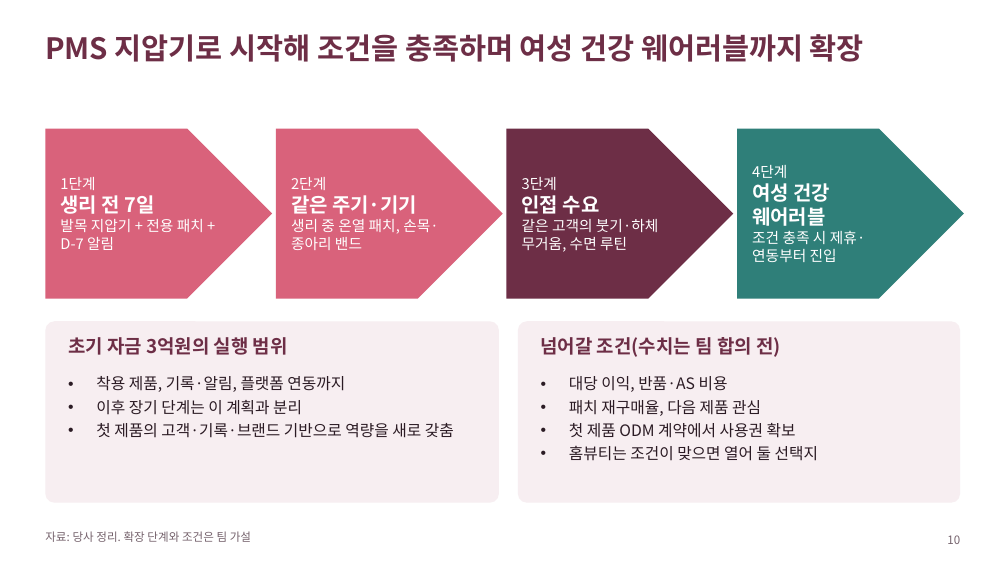
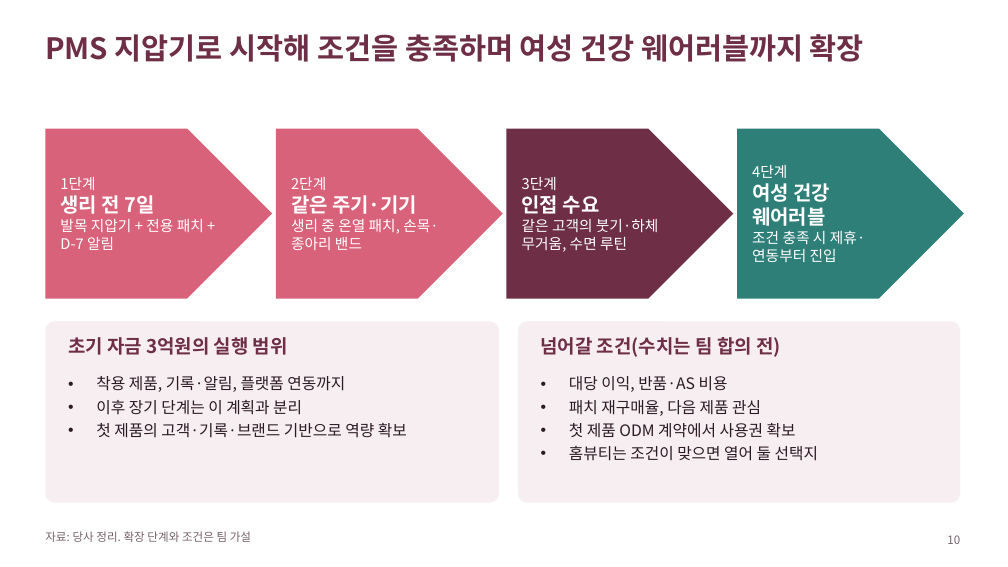
Before and after one commit to stwpst10-collab/teoo, a slide deck: slide 10 of 80-산출물/해커톤/그날의 류 해커톤 발표 초안 2026-11-09.pptx. Drawn at 1008x567 pixels with LibreOffice and Linux fonts; fonts in the diff are those of the drawing. Boxes give left, top, right and bottom in pixels: in the first picture for what was removed or moved away, otherwise in the second. Text is boxed around its words. In the diff, an @@ line names an element or a change of style, - is before the commit and + after.

```diff
--- a/80-산출물/해커톤/그날의 류 해커톤 발표 초안 2026-11-09.pptx
+++ b/80-산출물/해커톤/그날의 류 해커톤 발표 초안 2026-11-09.pptx
@@ text at [96, 423, 407, 438]: text changed @@
-• 첫 제품의 고객·기록·브랜드 기반으로 역량을 새로 갖춤
+• 첫 제품의 고객·기록·브랜드 기반으로 역량 확보
```
Also in this commit, not shown: 3 other slides changed, 1 other file.
